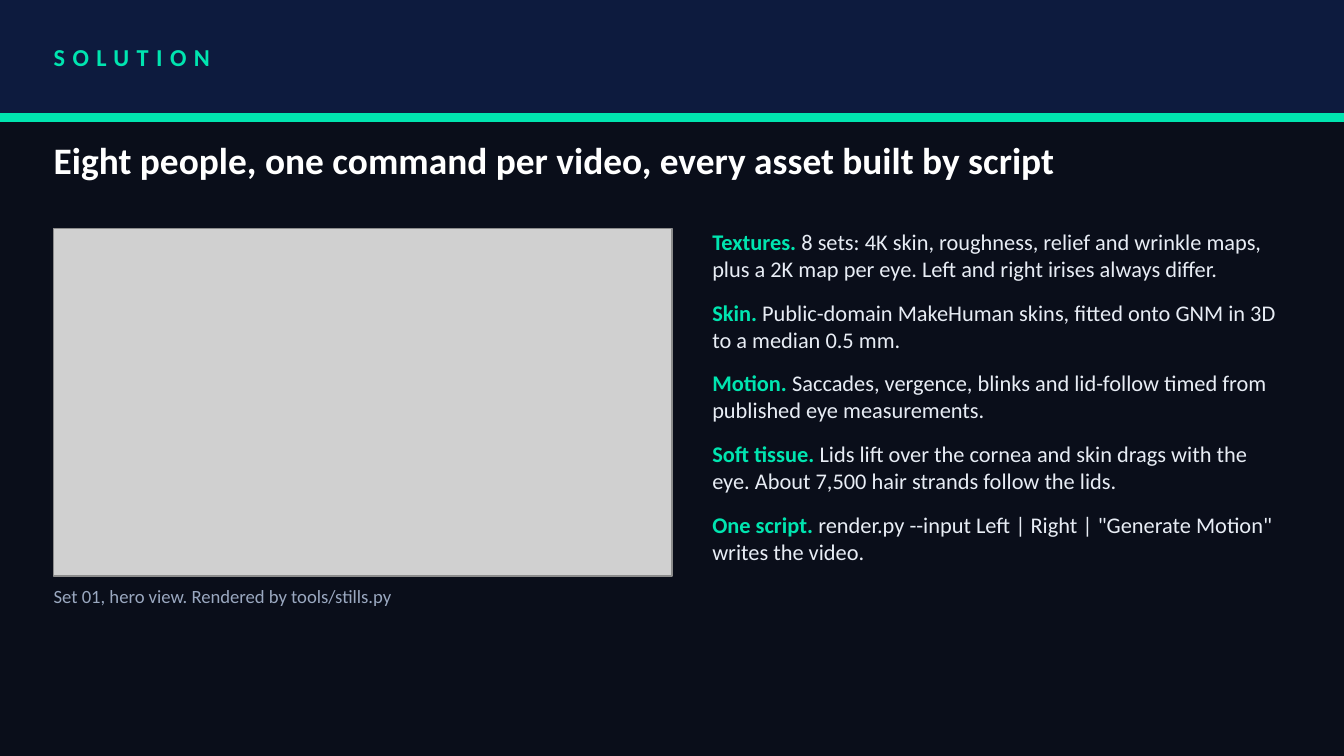
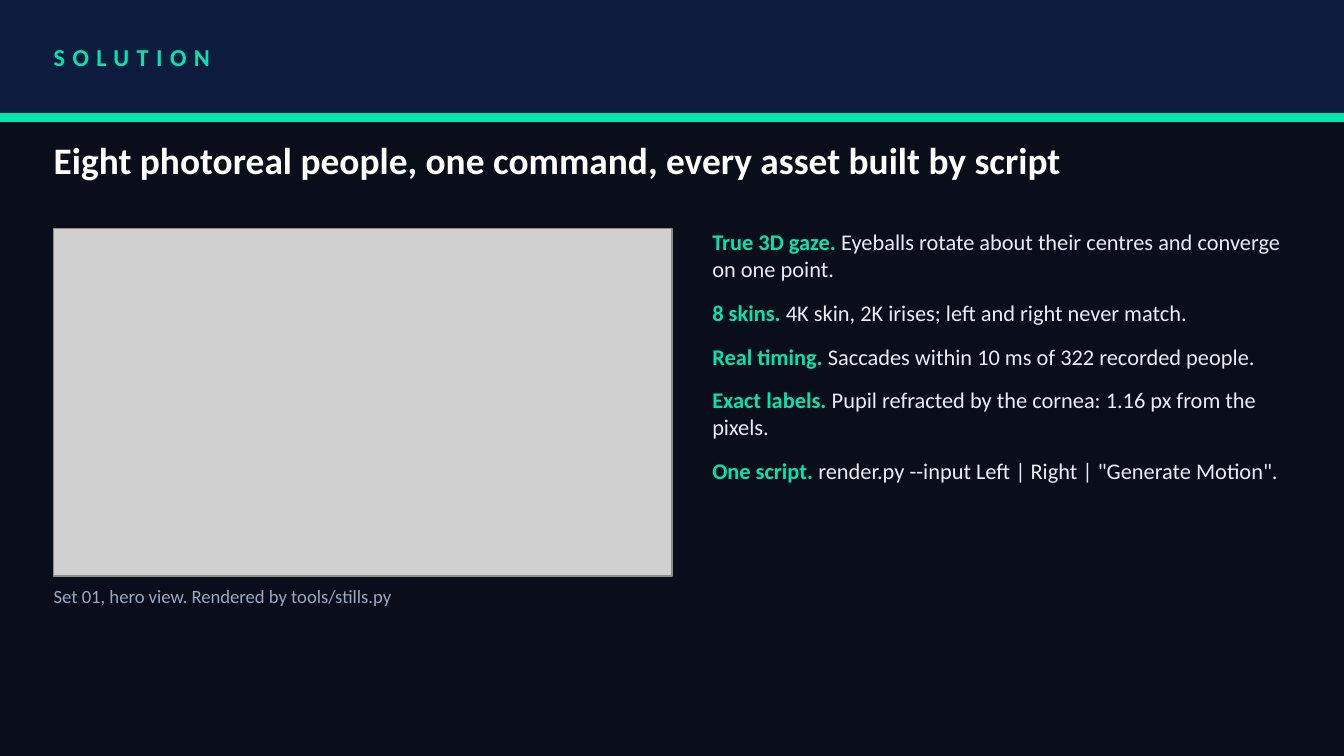
Before and after one commit to akshat333-debug/TrueGaze, a slide deck: slide 3 of VITVellore_ZeroDrift.pptx. Drawn at 1344x756 pixels with LibreOffice and Linux fonts; fonts in the diff are those of the drawing; grey boxes stand for pictures. Boxes give left, top, right and bottom in pixels: in the first picture for what was removed or moved away, otherwise in the second. Text is boxed around its words. In the diff, an @@ line names an element or a change of style, - is before the commit and + after.

Commit message:
docs: lean judge-facing README, hero GIF, results docs, dev files moved, deck tightened, reference video removed

```diff
--- a/VITVellore_ZeroDrift.pptx
+++ b/VITVellore_ZeroDrift.pptx
@@ text at [54,147,1061,181]: text changed @@
-Eight people, one command per video, every asset built by script
+Eight photoreal people, one command, every asset built by script
@@ text at [712,234,1280,483]: text changed @@
-Textures. 8 sets: 4K skin, roughness, relief and wrinkle maps, plus a 2K map per eye. Left and right irises always differ.
-Skin. Public-domain MakeHuman skins, fitted onto GNM in 3D to a median 0.5 mm.
-Motion. Saccades, vergence, blinks and lid-follow timed from published eye measurements.
-Soft tissue. Lids lift over the cornea and skin drags with the eye. About 7,500 hair strands follow the lids.
-One script. render.py --input Left | Right | "Generate Motion" writes the video.
+True 3D gaze. Eyeballs rotate about their centres and converge on one point.
+8 skins. 4K skin, 2K irises; left and right never match.
+Real timing. Saccades within 10 ms of 322 recorded people.
+Exact labels. Pupil refracted by the cornea: 1.16 px from the pixels.
+One script. render.py --input Left | Right | "Generate Motion".
```
Also in this commit, not shown: 6 other slides changed, 31 other files.
